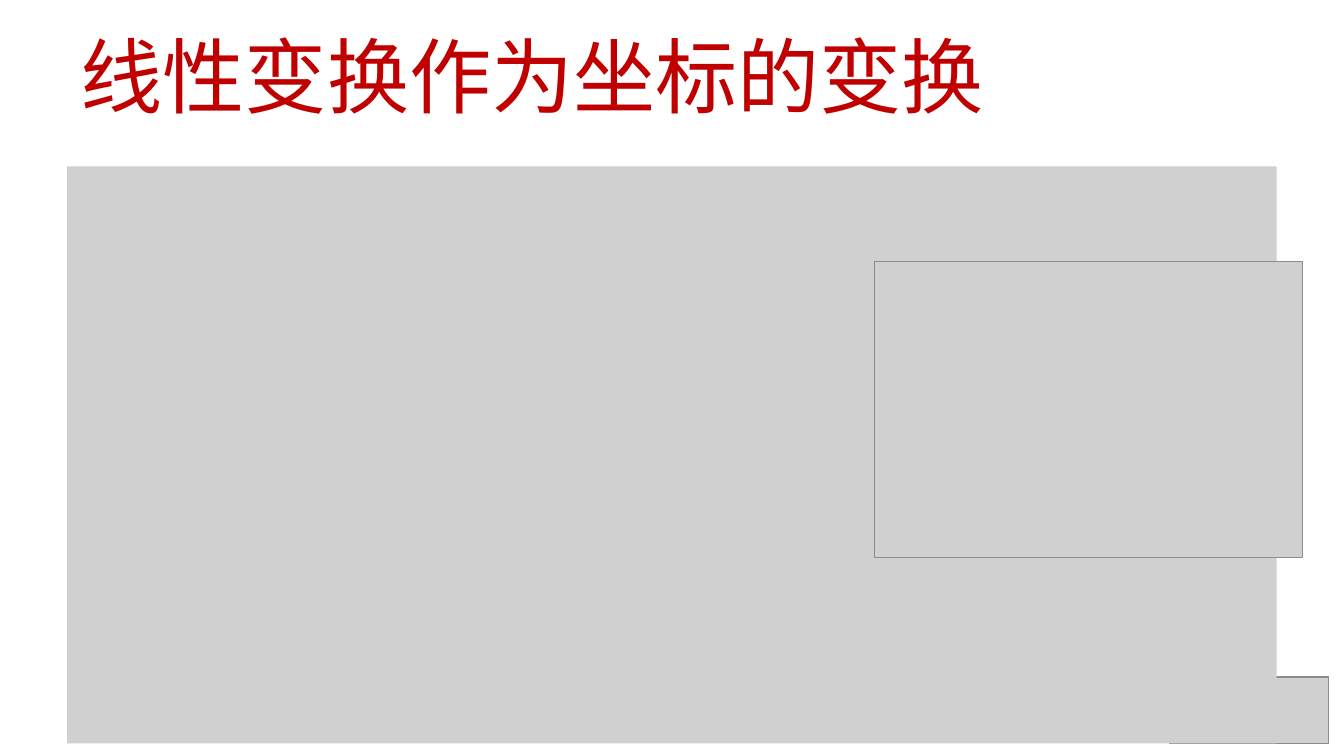
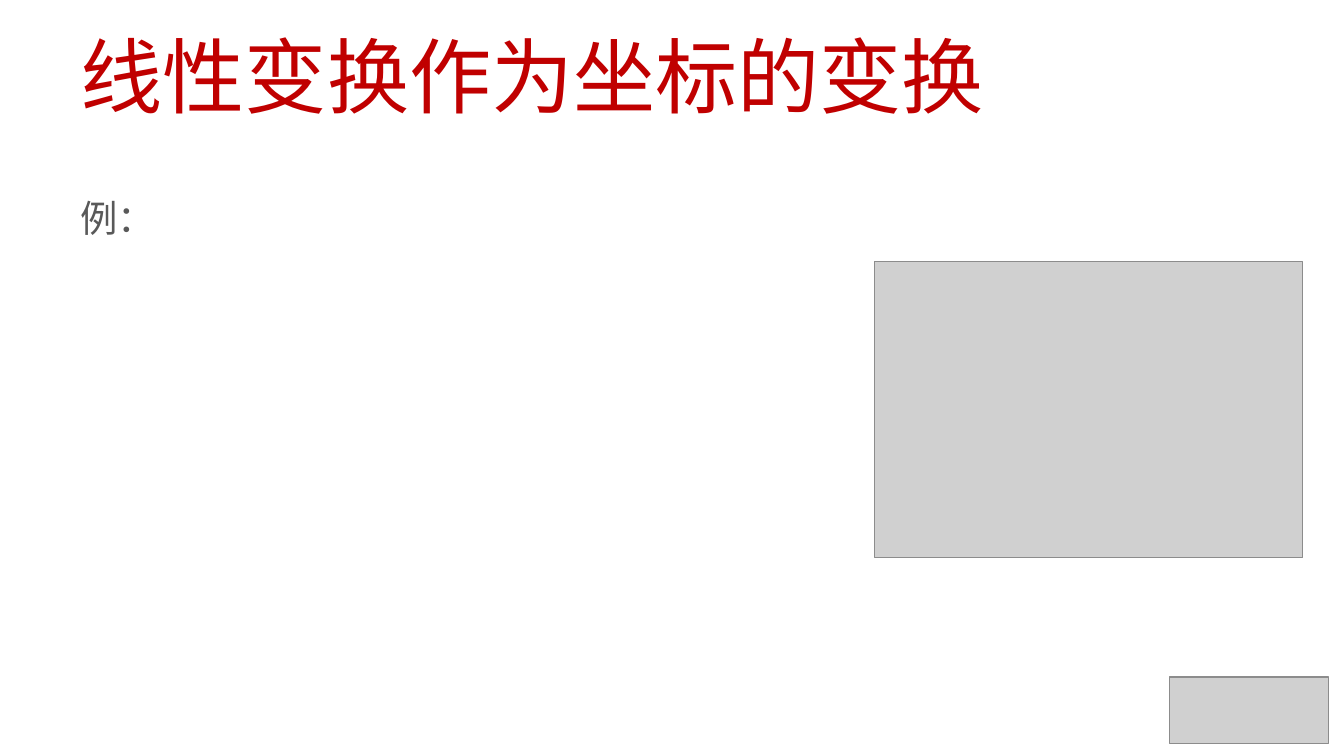
Before and after one commit to 0000duck/ComputerGraphicsBasics, a slide deck: slide 11 of PPT/31_仿射变换3of6.pptx. Drawn at 1344x756 pixels with LibreOffice and Linux fonts; fonts in the diff are those of the drawing; grey boxes stand for pictures. Boxes give left, top, right and bottom in pixels: in the first picture for what was removed or moved away, otherwise in the second. Text is boxed around its words. In the diff, an @@ line names an element or a change of style, - is before the commit and + after.

```diff
--- a/PPT/31_仿射变换3of6.pptx
+++ b/PPT/31_仿射变换3of6.pptx
@@ picture removed at (x1=67, y1=167, x2=1277, y2=743) @@
@@ text added at (x1=80, y1=201, x2=155, y2=235), 20 pt, text #595959 @@
+例：
```
Also in this commit, not shown: 1 slide added, 5 other files.
